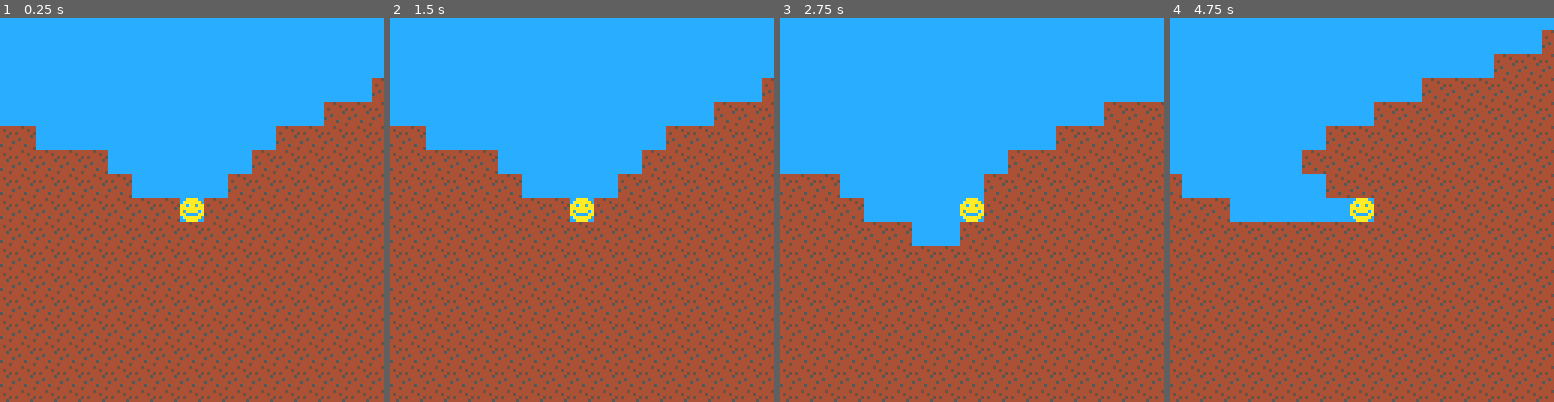
Above: before the commit, frames 1-4 (left to right).
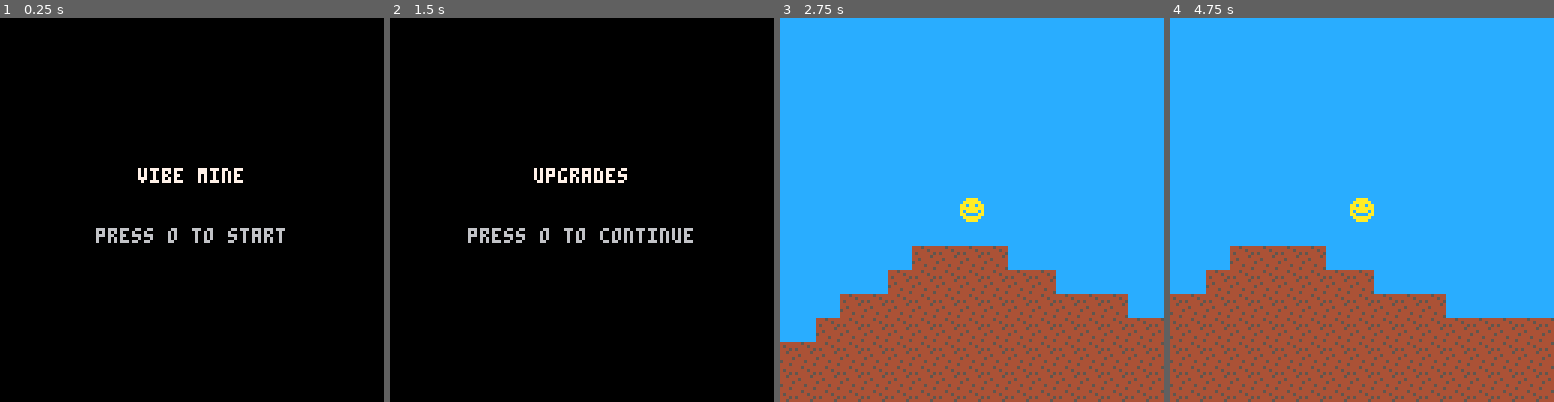
Above: after the commit, the same moments.

Repository: Bcribb/vibe-mine-pico
Game: PICO-8 cartridge vibe_mine.p8
Same seed, same stepped clock (60 frames per second), same inputs: the game is played once before the commit and once after it.
Inputs:
- Up to frame 1 (0.25 s): no input
- Up to frame 2 (1.5 s): tap O (Z key) at 0.7 s
- Up to frame 3 (2.75 s): hold Right 1.6-2.1 s; tap O (Z key) at 1.7, 2.1, 2.5 s; hold Up 2.15-2.42 s; hold Right from 2.47 s (still down)
- Up to frame 4 (4.75 s): tap O (Z key) every 0.4 s from 2.9 to 4.5 s; release Right at 3.03 s; hold Left 3.08-3.58 s; hold Down 3.63-3.97 s; hold Right 4.02-4.68 s; hold Up from 4.73 s (still down)

The runs differ from the first frame. In frame 1, 100% of the frame differs, in the area x 0-100%, y 0-100%; in frame 2, 100%; in frame 3, 29%; in frame 4, 38%.

Commit message:
VIBIN: add game state machine with menu, incremental, and game states
Introduces a 3-state flow (menu -> incremental -> game) driven by
button O. Each game entry resets chunks and generates a fresh world seed.

Co-authored-by: Cursor <cursoragent@cursor.com>

Diff:
--- a/src/main.lua
+++ b/src/main.lua
@@ -1,19 +1,11 @@
 function _init()
- init_player()
- init_camera()
- update_chunks()
+ set_state("menu")
 end
 
 function _update()
- update_player()
- update_camera()
- update_chunks()
+ update_state()
 end
 
 function _draw()
- cls(12)
- camera(cam_x,cam_y)
- draw_world()
- spr(spr_player,player_x,player_y)
- camera()
+ draw_state()
 end
--- a/src/scripts/chunks.lua
+++ b/src/scripts/chunks.lua
@@ -1,5 +1,10 @@
 chunks={}
 tile_mods={}
+
+function reset_chunks()
+ chunks={}
+ tile_mods={}
+end
 
 function chunk_key(cx,cy)
  return cx..","..cy
--- /dev/null
+++ b/src/scripts/states.lua
@@ -0,0 +1,94 @@
+game_state=""
+
+function set_state(s)
+ game_state=s
+ if s=="menu" then
+  enter_menu()
+ elseif s=="incremental" then
+  enter_incremental()
+ elseif s=="game" then
+  enter_game()
+ end
+end
+
+-- menu state
+
+function enter_menu()
+end
+
+function update_menu()
+ if btnp(4) then
+  set_state("incremental")
+ end
+end
+
+function draw_menu()
+ cls(0)
+ camera()
+ print("vibe mine",46,50,7)
+ print("press o to start",32,70,6)
+end
+
+-- incremental state
+
+function enter_incremental()
+end
+
+function update_incremental()
+ if btnp(4) then
+  set_state("game")
+ end
+end
+
+function draw_incremental()
+ cls(0)
+ camera()
+ print("upgrades",48,50,7)
+ print("press o to continue",26,70,6)
+end
+
+-- game state
+
+function enter_game()
+ world_seed=flr(rnd(0x7fff))
+ reset_chunks()
+ init_player()
+ init_camera()
+ update_chunks()
+end
+
+function update_game()
+ update_player()
+ update_camera()
+ update_chunks()
+end
+
+function draw_game()
+ cls(12)
+ camera(cam_x,cam_y)
+ draw_world()
+ spr(spr_player,player_x,player_y)
+ camera()
+end
+
+-- dispatch
+
+function update_state()
+ if game_state=="menu" then
+  update_menu()
+ elseif game_state=="incremental" then
+  update_incremental()
+ elseif game_state=="game" then
+  update_game()
+ end
+end
+
+function draw_state()
+ if game_state=="menu" then
+  draw_menu()
+ elseif game_state=="incremental" then
+  draw_incremental()
+ elseif game_state=="game" then
+  draw_game()
+ end
+end
--- a/vibe_mine.p8
+++ b/vibe_mine.p8
@@ -6,6 +6,7 @@
 #include src/scripts/chunks.lua
 #include src/scripts/player.lua
 #include src/scripts/camera.lua
+#include src/scripts/states.lua
 #include src/main.lua
 __gfx__
 0000000000aaaa004445444400000000000000000000000000000000000000000000000000000000000000000000000000000000000000000000000000000000
Not shown, changed: web/index.js
